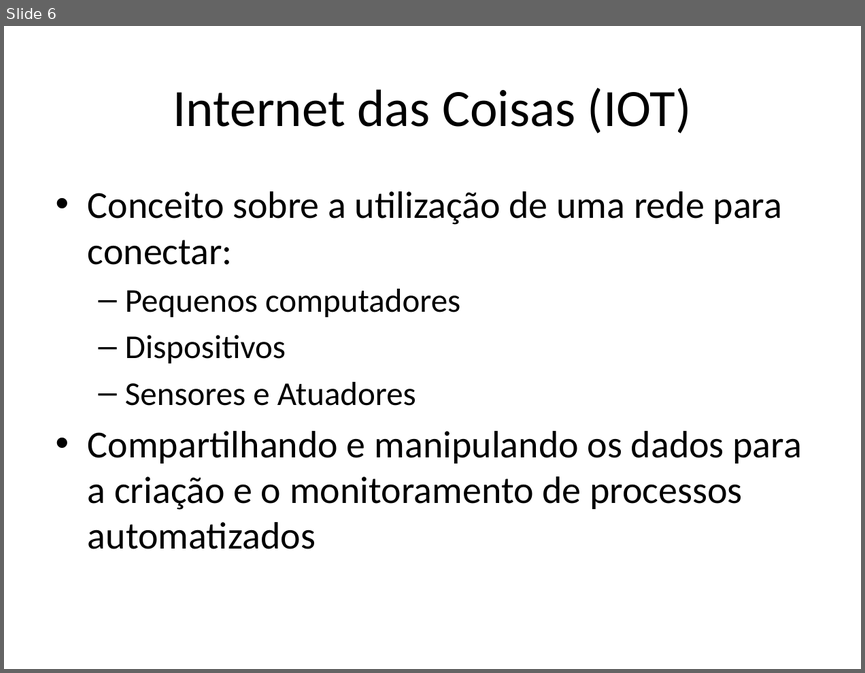
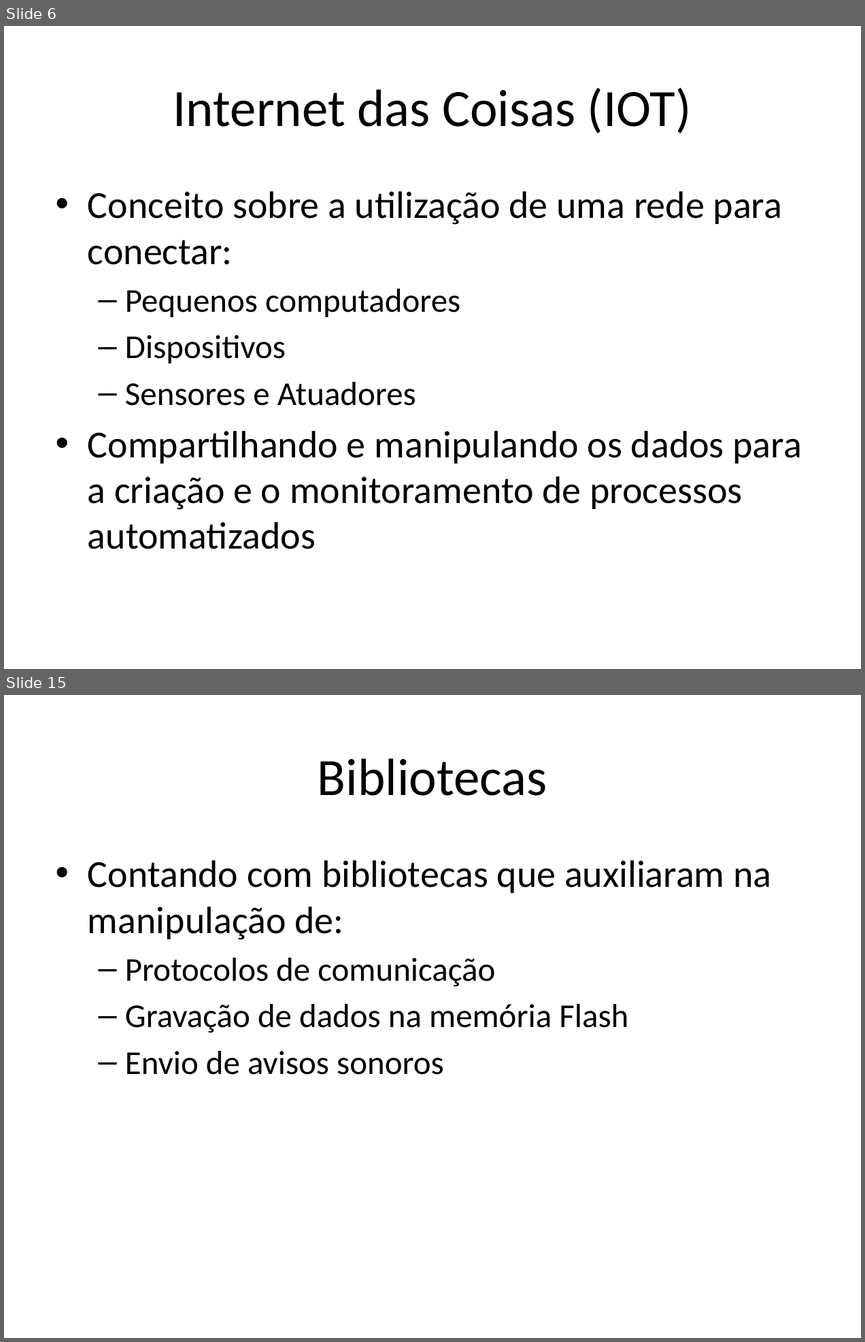
Before and after one commit to AntonioZanini/TCC-ETEC-ELO20-02, a slide deck: TCC.pptx. Shown one above the other, each under a label of ours: slide 6 before the commit, slides 6 and 15 after it; the slides between them are not shown. The pictures are 865x673 and 865x1342 pixels, drawn with LibreOffice and Linux fonts; fonts in the diff are those of the drawing. Boxes give left, top, right and bottom in pixels: in the first picture for what was removed or moved away, otherwise in the second. Text is boxed around its words. In the diff, an @@ line names an element or a change of style, - is before the commit and + after.

```diff
--- a/TCC.pptx
+++ b/TCC.pptx
@@ slide 15 added at (4,695,861,1338), background #FFFFFF @@
@@ title added at (317,758,547,796), 44 pt, text #000000 @@
+Bibliotecas
@@ text added at (88,860,771,1074), 28 pt, text #000000 @@
+• Contando com bibliotecas que auxiliaram na manipulação de:
+  – Protocolos de comunicação
+  – Gravação de dados na memória Flash
+  – Envio de avisos sonoros
```
Also in this commit, not shown: 1 slide changed, 15 other slides added, 3 slides removed.
